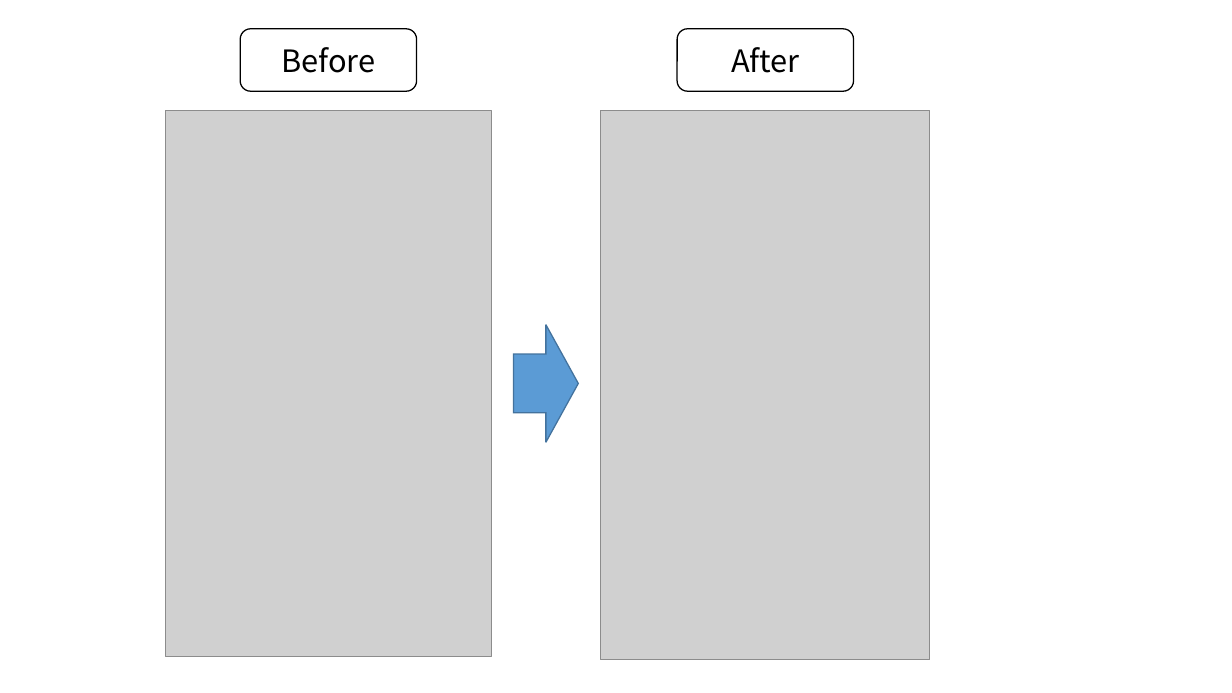
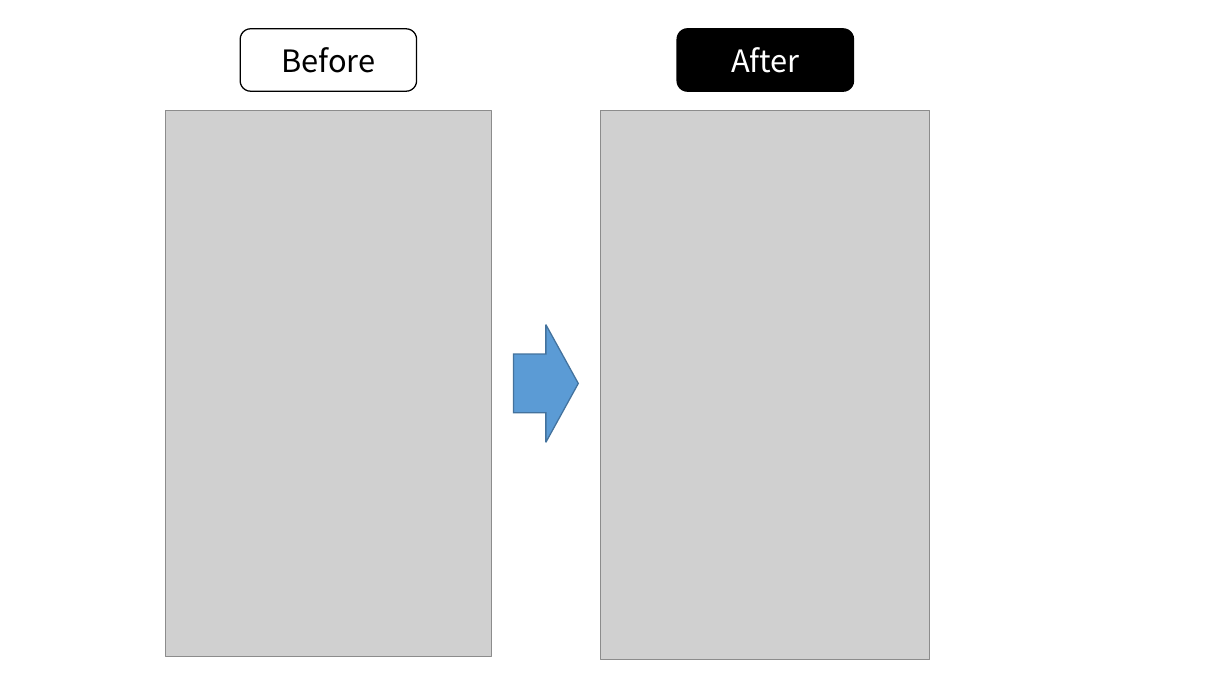
Before and after one commit to kyokushin/EBookChecker, a slide deck: slide 9 of documents_for_blog/blog.pptx. Drawn at 1232x693 pixels with LibreOffice and Linux fonts; fonts in the diff are those of the drawing; grey boxes stand for pictures. Boxes give left, top, right and bottom in pixels: in the first picture for what was removed or moved away, otherwise in the second. Text is boxed around its words. In the diff, an @@ line names an element or a change of style, - is before the commit and + after.

```diff
--- a/documents_for_blog/blog.pptx
+++ b/documents_for_blog/blog.pptx
@@ rounded rectangle "After" at (677,29,854,91): text colour #000000 to #FFFFFF; fill #FFFFFF to #000000 @@
```
Also in this commit, not shown: 1 other slide changed, 1 slide added.
